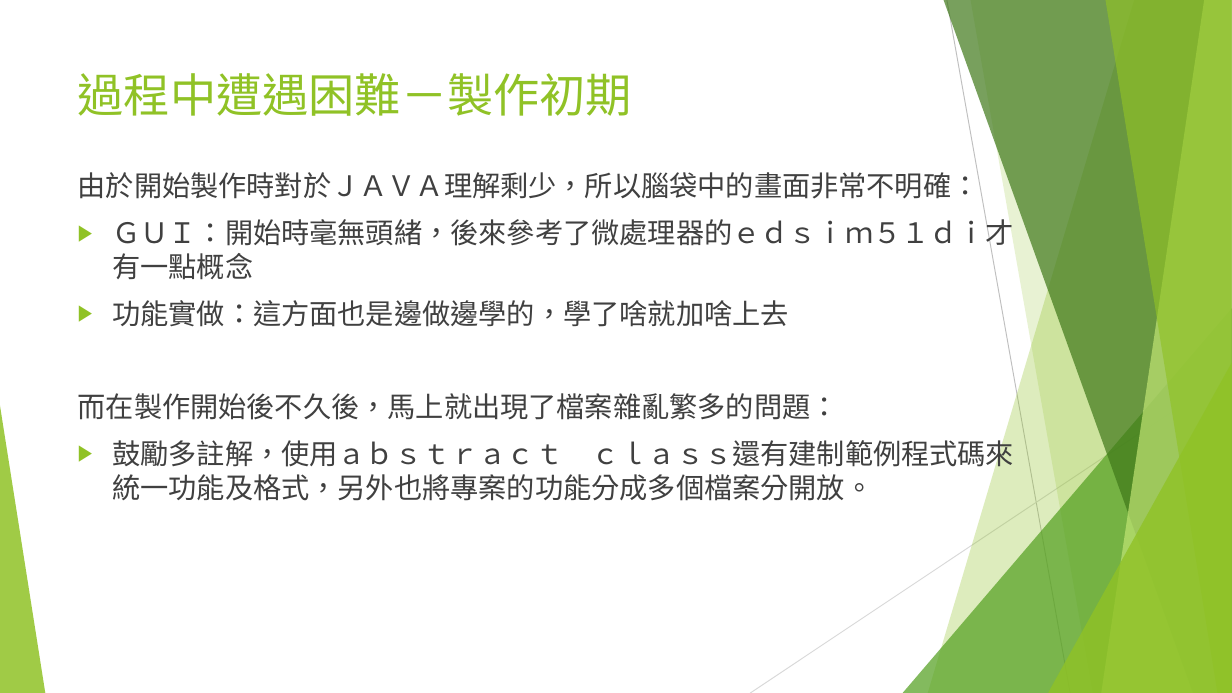
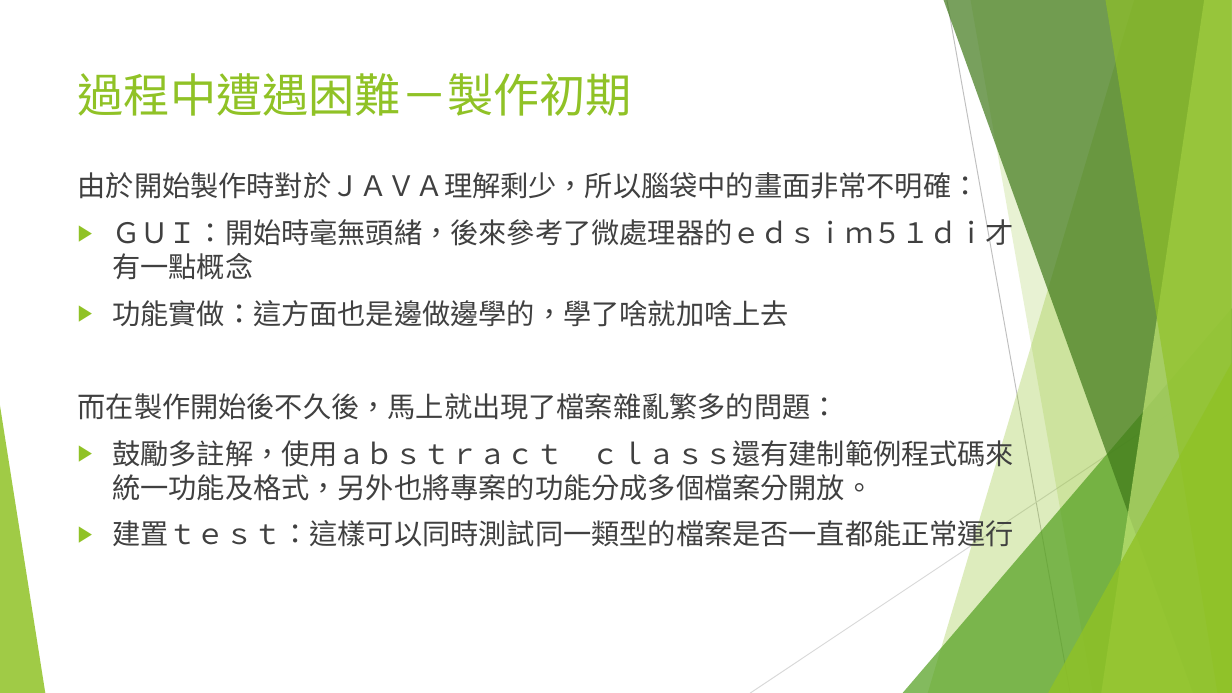
Before and after one commit to SUNGOD3/JAVA_TSJ, a slide deck: slide 6 of JAVA_TSJ.pptx. Drawn at 1232x693 pixels with LibreOffice and Linux fonts; fonts in the diff are those of the drawing. Boxes give left, top, right and bottom in pixels: in the first picture for what was removed or moved away, otherwise in the second. Text is boxed around its words. In the diff, an @@ line names an element or a change of style, - is before the commit and + after.

```diff
--- a/JAVA_TSJ.pptx
+++ b/JAVA_TSJ.pptx
@@ text at [112, 516, 1014, 552]: paragraph added @@
+▶ 建置ｔｅｓｔ：這樣可以同時測試同一類型的檔案是否一直都能正常運行
```
